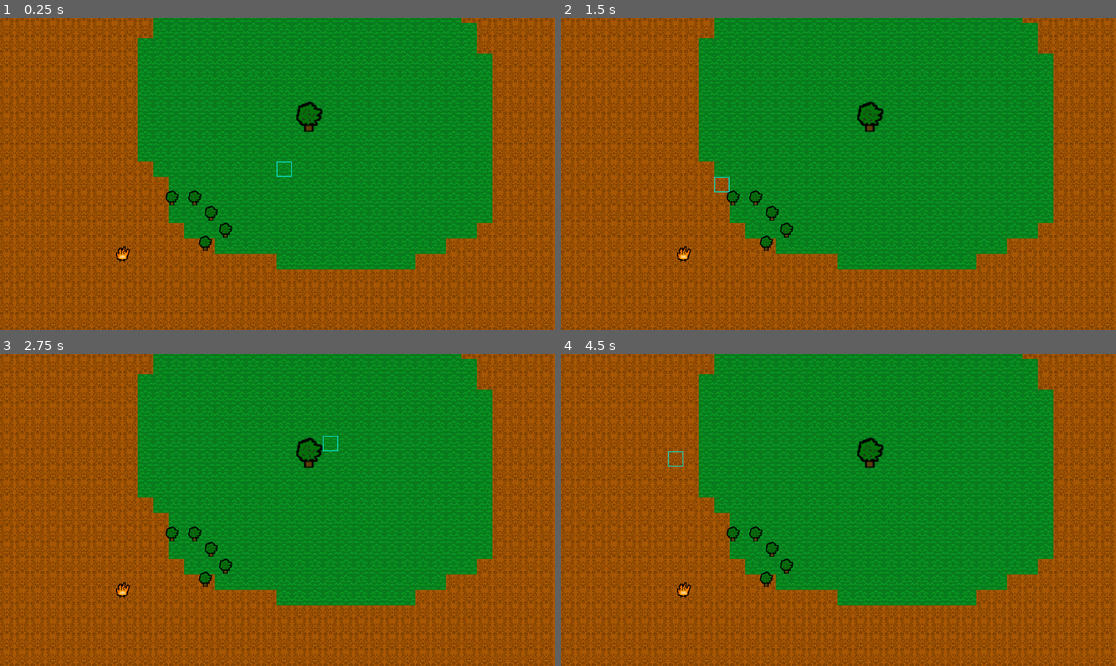
Above: before the commit, frames 1-4 (two rows, left to right).
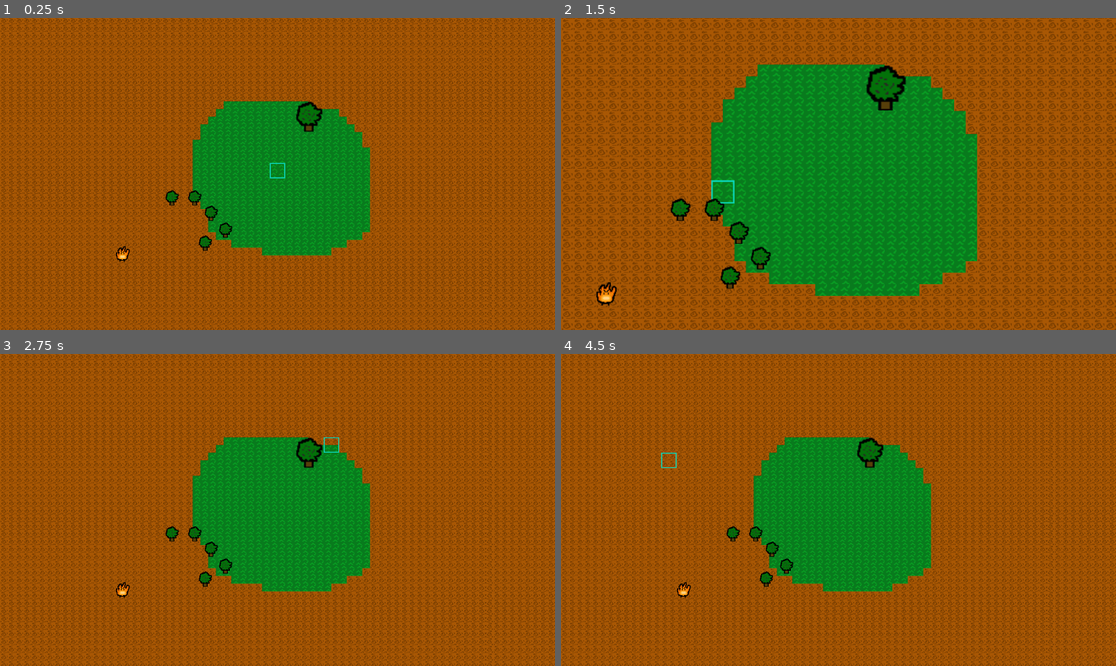
Above: after the commit, the same moments.

Repository: nmarch213/piratejam
Game: Godot game, scene res://main.tscn
The game is run twice, just before and just after one commit, with the same random seed, the same clock (stepped at 60 frames per second) and the same inputs.
Inputs (mouse positions are in pixels of both pictures, inside the frame that each line leads up to):
- Up to frame 1 (0.25 s): no input
- Up to frame 2 (1.5 s): tap Enter at 0.5 s; move the mouse to (960, 158) at 0.52 s; hold Mouse wheel up (zoom in, bound only after the commit) 0.53-1.28 s; right-click (960, 158) at 0.6 s; tap Space at 1.25 s; move the mouse to (727, 189) at 1.27 s; tap Mouse wheel up (zoom in, bound only after the commit) at 1.35 s
- Up to frame 3 (2.75 s): tap Mouse wheel down (zoom out, bound only after the commit) at 1.55 s; tap Enter at 2 s; move the mouse to (333, 441) at 2.02 s; hold Mouse wheel down (zoom out, bound only after the commit) from 2.03 s (still down); right-click (333, 441) at 2.3 s
- Up to frame 4 (4.5 s): tap Space at 2.75, 4.25 s; move the mouse to (810, 572) at 2.77 s; release Mouse wheel down (zoom out, bound only after the commit) at 2.78 s; right-click (810, 572) at 2.85 s; tap Mouse wheel up (zoom in, bound only after the commit) at 3.05 s; tap Enter at 3.5 s; move the mouse to (1005, 556) at 3.52 s; hold Mouse wheel up (zoom in, bound only after the commit) 3.53-4.28 s; tap Mouse wheel down (zoom out, bound only after the commit) at 3.8, 4.35 s; move the mouse to (672, 463) at 4.27 s

The runs differ from the first frame. In frame 1, 54% of the frame differs, in the area x 0-100%, y 0-100%; in frame 2, 49%; in frame 3, 54%; in frame 4, 54%.

Commit message:
Change map size; add camera controls

Diff:
--- /dev/null
+++ b/PlayerCamera.gd
@@ -0,0 +1,25 @@
+extends Camera2D
+
+var dragging = false
+var drag_start
+var screen_start
+
+# Called every frame. 'delta' is the elapsed time since the previous frame.
+func _input(event):
+	if event.is_action('right click'):
+		if event.is_pressed():
+			dragging = true
+			drag_start = event.position
+			screen_start = position
+		else:
+			dragging = false
+			drag_start = null
+			screen_start = null
+	elif event is InputEventMouseMotion and dragging:
+		position = zoom * (drag_start - event.position) + screen_start
+	elif event.is_action_pressed('zoom in'):
+		zoom.x += 0.25
+		zoom.y += 0.25
+	elif event.is_action_pressed('zoom out'):
+		zoom.x -= 0.25
+		zoom.y -= 0.25
--- a/main.tscn
+++ b/main.tscn
@@ -1,5 +1,6 @@
-[gd_scene load_steps=12 format=3 uid="uid://dfhenhhamjbxb"]
+[gd_scene load_steps=13 format=3 uid="uid://dfhenhhamjbxb"]
 
+[ext_resource type="Script" path="res://PlayerCamera.gd" id="2_7s0fv"]
 [ext_resource type="Texture2D" uid="uid://d0ip76gubctdl" path="res://assets/grass.png" id="3_6vybs"]
 [ext_resource type="PackedScene" uid="uid://bkthjsnqioj06" path="res://tree/MotherTree.tscn" id="3_gu0s8"]
 [ext_resource type="PackedScene" uid="uid://18pm78o3k5ov" path="res://enemies/ember/ember.tscn" id="4_7yun8"]
@@ -24,28 +25,28 @@
 0:0/0 = 0
 
 [sub_resource type="TileSet" id="TileSet_anki2"]
-tile_size = Vector2i(32, 32)
 sources/0 = SubResource("TileSetAtlasSource_4nuel")
 sources/2 = SubResource("TileSetAtlasSource_a7ufn")
 sources/1 = SubResource("TileSetAtlasSource_jtdvk")
 
 [node name="Main" type="Node2D"]
 
-[node name="Camera2D" type="Camera2D" parent="."]
-position = Vector2(1122, 826)
+[node name="PlayerCamera" type="Camera2D" parent="."]
+position = Vector2(584, 335)
+script = ExtResource("2_7s0fv")
 
 [node name="MotherTree" parent="." instance=ExtResource("3_gu0s8")]
-position = Vector2(1187, 706)
+position = Vector2(649, 215)
 scale = Vector2(2, 2)
 
 [node name="Ember" parent="." node_paths=PackedStringArray("tree") instance=ExtResource("4_7yun8")]
-position = Vector2(801, 992)
+position = Vector2(263, 501)
 tree = NodePath("../MotherTree")
 
 [node name="TileMap" type="TileMap" parent="."]
 z_index = -2
 tile_set = SubResource("TileSet_anki2")
-rendering_quadrant_size = 32
+rendering_quadrant_size = 64
 format = 2
 layer_0/name = "base"
 layer_0/tile_data = PackedInt32Array(0, 2, 0, 65536, 2, 0, 1, 2, 0, 65537, 2, 0, 131072, 2, 0, 196608, 2, 0, 131073, 2, …(45141 unchanged characters)…
@@ -58,16 +59,16 @@
 script = ExtResource("5_614l4")
 
 [node name="Sapling5" parent="." instance=ExtResource("6_moqds")]
-position = Vector2(950, 875)
+position = Vector2(412, 384)
 
 [node name="Sapling4" parent="." instance=ExtResource("6_moqds")]
-position = Vector2(903, 875)
+position = Vector2(365, 384)
 
 [node name="Sapling3" parent="." instance=ExtResource("6_moqds")]
-position = Vector2(972, 969)
+position = Vector2(434, 478)
 
 [node name="Sapling2" parent="." instance=ExtResource("6_moqds")]
-position = Vector2(984, 907)
+position = Vector2(446, 416)
 
 [node name="Sapling" parent="." instance=ExtResource("6_moqds")]
-position = Vector2(1014, 942)
+position = Vector2(476, 451)
--- a/project.godot
+++ b/project.godot
@@ -19,6 +19,29 @@
 
 SunlightManager="*res://components/SunlightManager.tscn"
 
+[input]
+
+click={
+"deadzone": 0.5,
+"events": [Object(InputEventMouseButton,"resource_local_to_scene":false,"resource_name":"","device":-1,"window_id":0,"alt_pressed":false,"shift_pressed":false,"ctrl_pressed":false,"meta_pressed":false,"button_mask":0,"position":Vector2(0, 0),"global_position":Vector2(0, 0),"factor":1.0,"button_index":1,"canceled":false,"pressed":false,"double_click":false,"script":null)
+]
+}
+"right click"={
+"deadzone": 0.5,
+"events": [Object(InputEventMouseButton,"resource_local_to_scene":false,"resource_name":"","device":-1,"window_id":0,"alt_pressed":false,"shift_pressed":false,"ctrl_pressed":false,"meta_pressed":false,"button_mask":0,"position":Vector2(0, 0),"global_position":Vector2(0, 0),"factor":1.0,"button_index":2,"canceled":false,"pressed":false,"double_click":false,"script":null)
+]
+}
+"zoom out"={
+"deadzone": 0.5,
+"events": [Object(InputEventMouseButton,"resource_local_to_scene":false,"resource_name":"","device":-1,"window_id":0,"alt_pressed":false,"shift_pressed":false,"ctrl_pressed":false,"meta_pressed":false,"button_mask":0,"position":Vector2(0, 0),"global_position":Vector2(0, 0),"factor":1.0,"button_index":5,"canceled":false,"pressed":false,"double_click":false,"script":null)
+]
+}
+"zoom in"={
+"deadzone": 0.5,
+"events": [Object(InputEventMouseButton,"resource_local_to_scene":false,"resource_name":"","device":-1,"window_id":0,"alt_pressed":false,"shift_pressed":false,"ctrl_pressed":false,"meta_pressed":false,"button_mask":0,"position":Vector2(0, 0),"global_position":Vector2(0, 0),"factor":1.0,"button_index":4,"canceled":false,"pressed":false,"double_click":false,"script":null)
+]
+}
+
 [navigation]
 
 3d/default_cell_size=1.0
